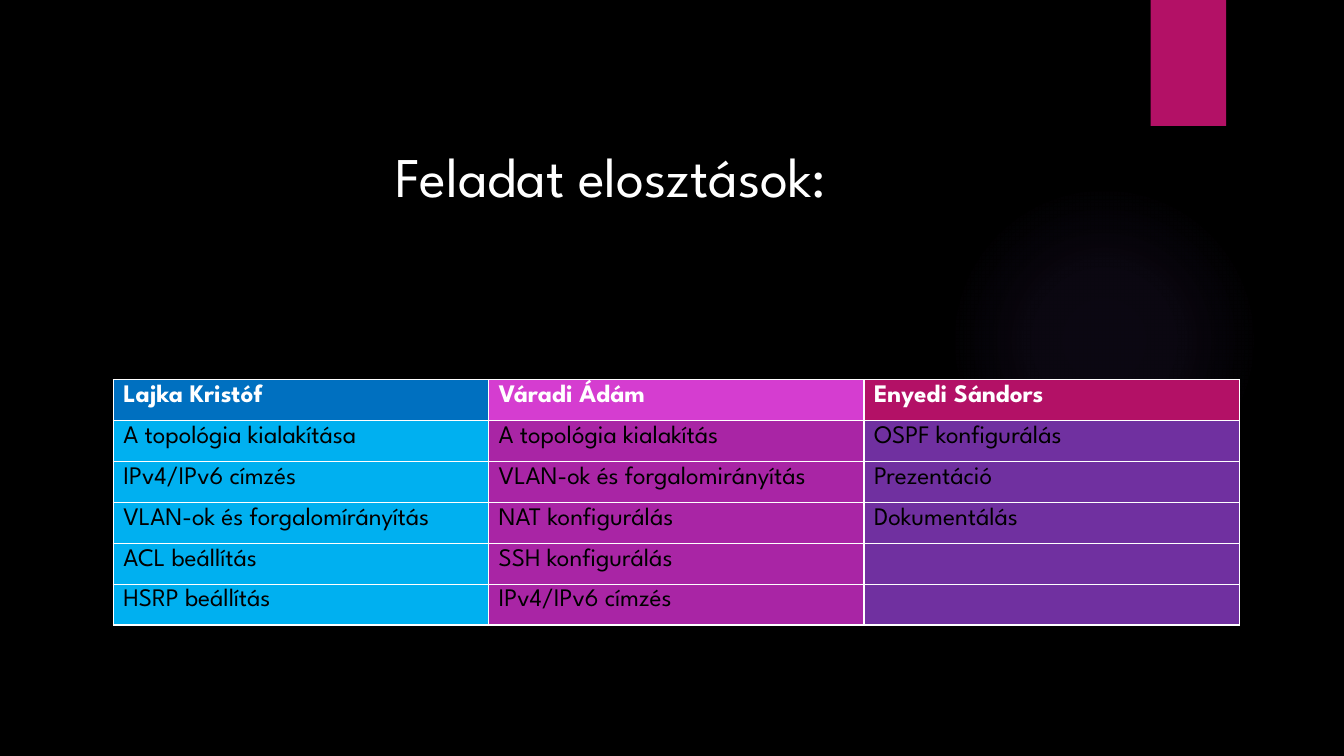
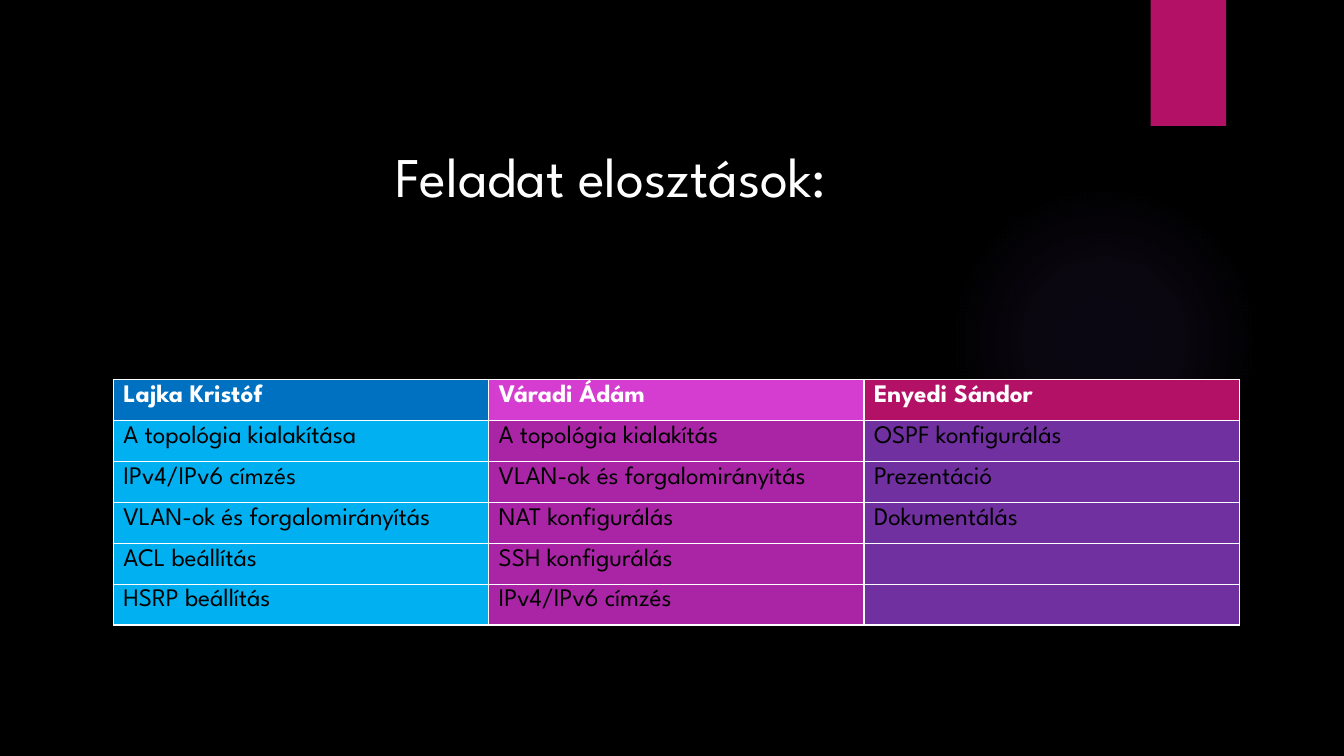
Before and after one commit to LajkaK2006/BorsodNet, a slide deck: slide 2 of Tacos KFT.pptx. Drawn at 1344x756 pixels with LibreOffice and Linux fonts; fonts in the diff are those of the drawing; background and template pictures are left out. Boxes give left, top, right and bottom in pixels: in the first picture for what was removed or moved away, otherwise in the second. Text is boxed around its words. In the diff, an @@ line names an element or a change of style, - is before the commit and + after.

```diff
--- a/Tacos KFT.pptx
+++ b/Tacos KFT.pptx
@@ table at bbox=[113, 380, 1238, 625] @@
-row 1, column 3: Enyedi Sándors
+row 1, column 3: Enyedi Sándor
-row 4, column 1: VLAN-ok és forgalomírányítás
+row 4, column 1: VLAN-ok és forgalomirányítás
```
Also in this commit, not shown: 7 other slides changed.
